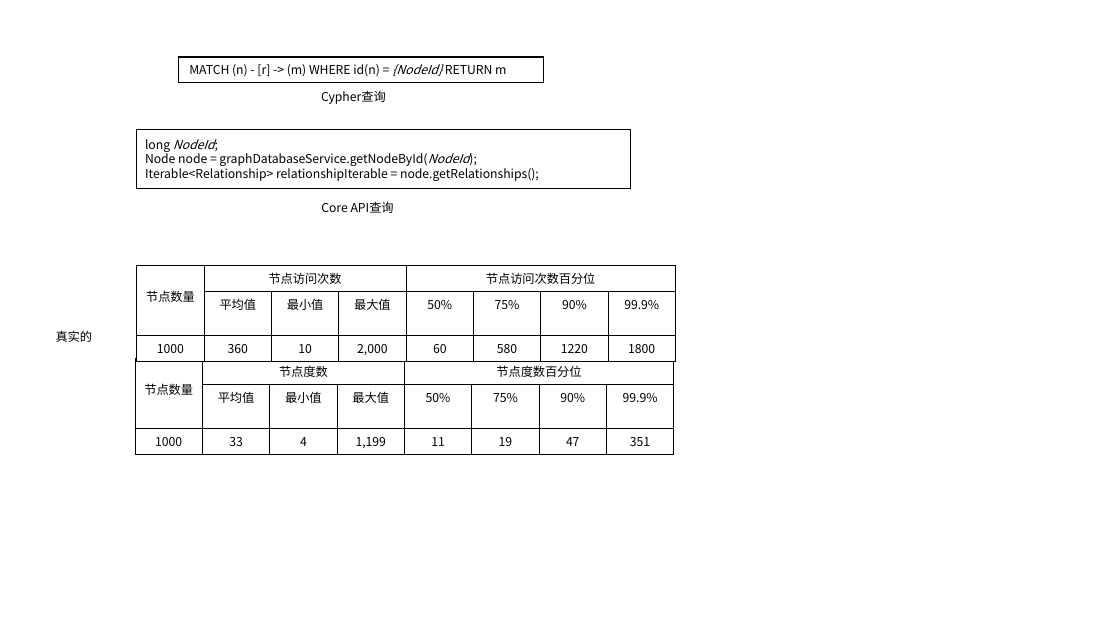
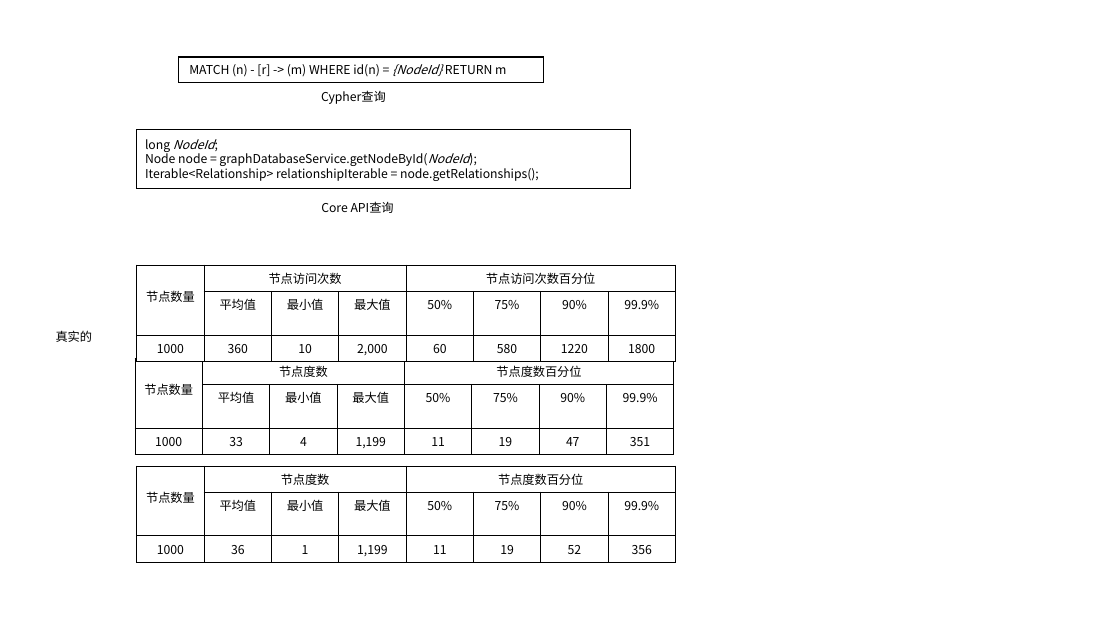
Before and after one commit to yayadi23/BIM, a slide deck: slide 50 of 毕业论文资料/毕业论文图 [自动保存的].pptx. Drawn at 1120x630 pixels with LibreOffice and Linux fonts; fonts in the diff are those of the drawing. Boxes give left, top, right and bottom in pixels: in the first picture for what was removed or moved away, otherwise in the second. Text is boxed around its words. In the diff, an @@ line names an element or a change of style, - is before the commit and + after.

```diff
--- a/毕业论文资料/毕业论文图 [自动保存的].pptx
+++ b/毕业论文资料/毕业论文图 [自动保存的].pptx
@@ table added at box(137, 466, 675, 560), 3 rows, 8 columns @@
+节点数量 | 节点度数 |  |  | 节点度数百分位 |  |  | 
+ | 平均值 | 最小值 | 最大值 | 50% | 75% | 90% | 99.9%
+1000 | 36 | 1 | 1,199 | 11 | 19 | 52 | 356
```
Also in this commit, not shown: 1 other slide changed, 2 slides added, 8 other files.
